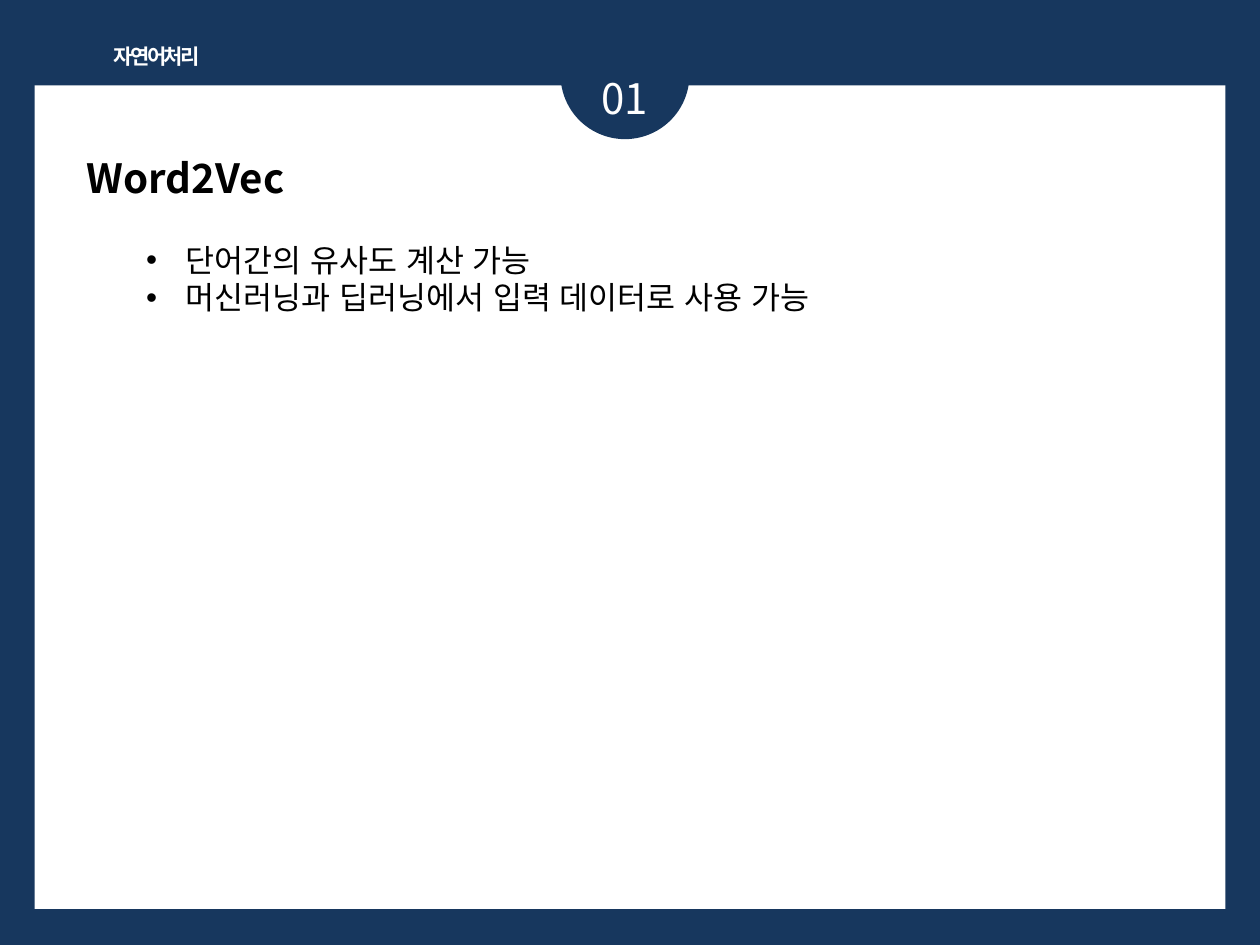
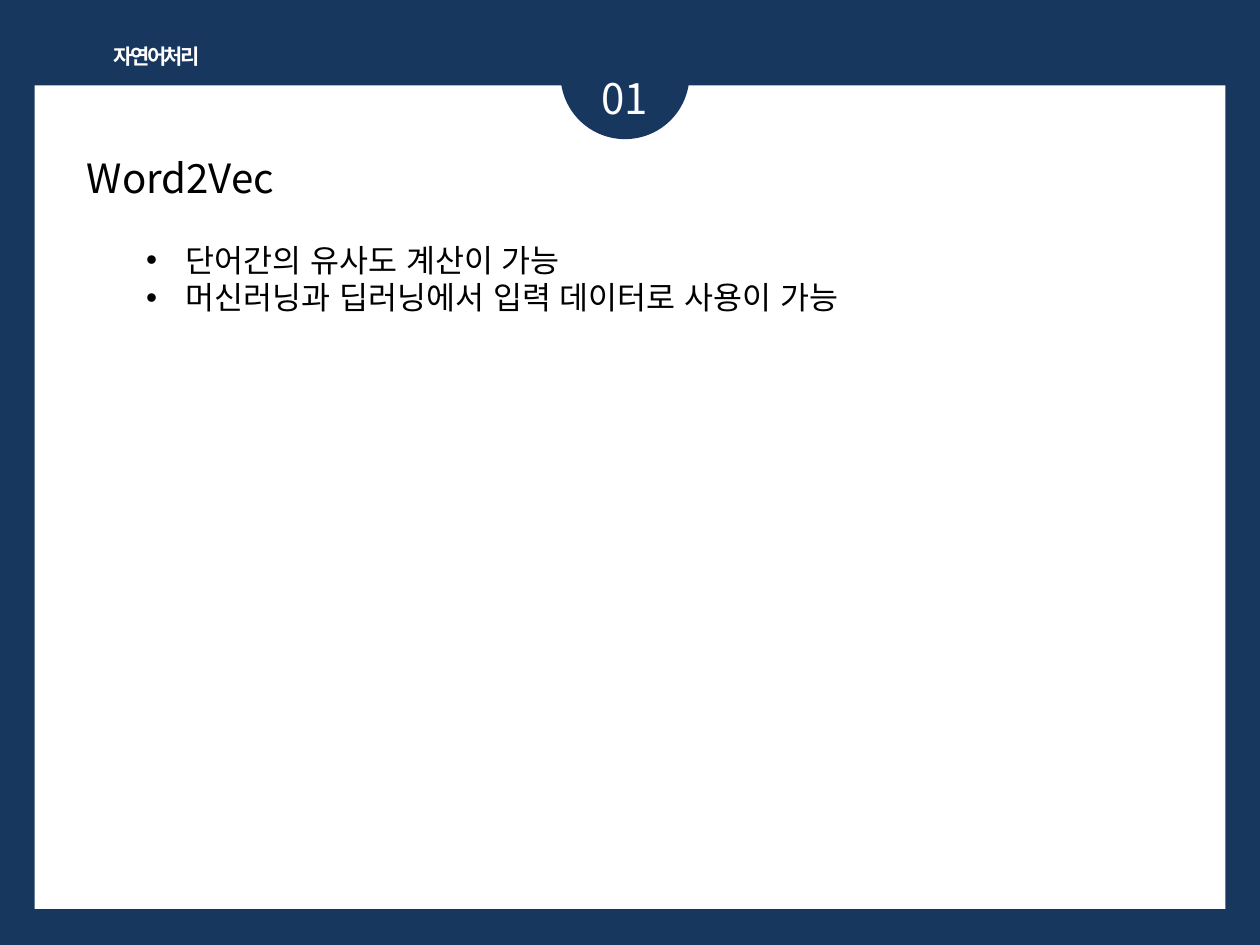
Before and after one commit to 1124apm/Multicam_2025, a slide deck: slide 6 of ppt/자연어_임베딩.pptx. Drawn at 1260x945 pixels with LibreOffice and Linux fonts; fonts in the diff are those of the drawing. Boxes give left, top, right and bottom in pixels: in the first picture for what was removed or moved away, otherwise in the second. Text is boxed around its words. In the diff, an @@ line names an element or a change of style, - is before the commit and + after.

```diff
--- a/ppt/자연어_임베딩.pptx
+++ b/ppt/자연어_임베딩.pptx
@@ text "Word2Vec" at (87, 161, 275, 194): bold off @@
@@ text at (186, 246, 838, 312): text changed @@
-• 단어간의 유사도 계산 가능
-• 머신러닝과 딥러닝에서 입력 데이터로 사용 가능
+• 단어간의 유사도 계산이 가능
+• 머신러닝과 딥러닝에서 입력 데이터로 사용이 가능
```
Also in this commit, not shown: 4 other slides changed, 10 slides added, 53 other files.
